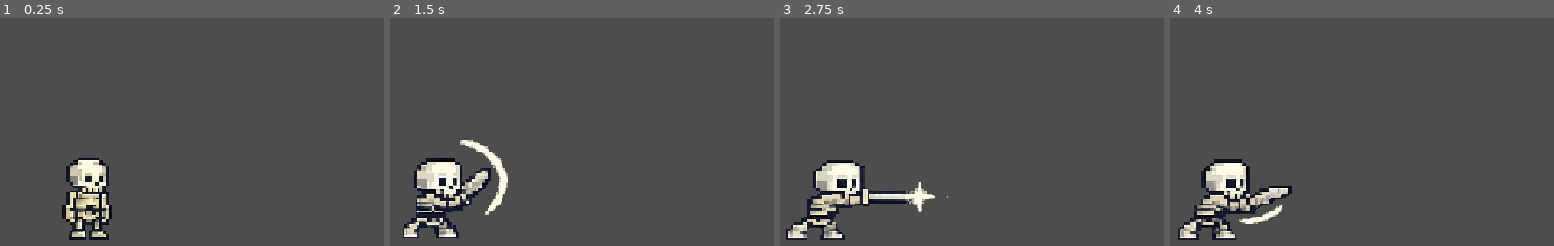
Above: before the commit, frames 1-4 (left to right).
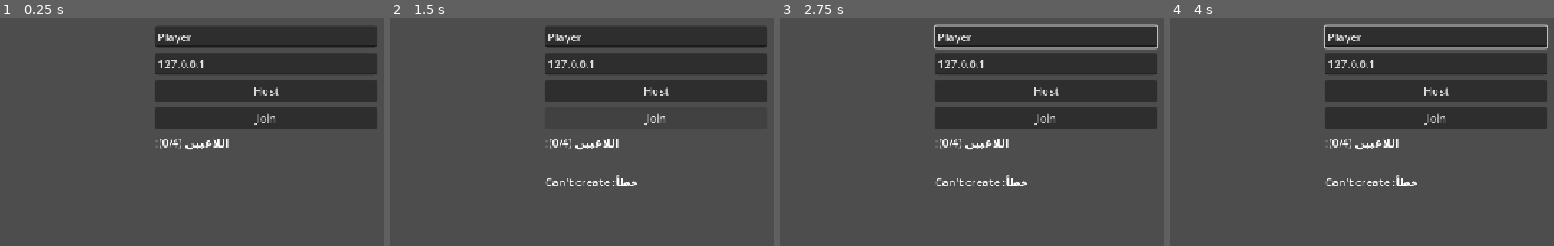
Above: after the commit, the same moments.

Repository: aser595/monstera_ship
Game: Godot game, scene res://scens/lobby.tscn
Same seed, same stepped clock (60 frames per second), same inputs: the game is played once before the commit and once after it. Before the commit the project starts from res://scens/game.tscn.
Inputs (mouse positions are in pixels of both pictures, inside the frame that each line leads up to):
- Up to frame 1 (0.25 s): no input
- Up to frame 2 (1.5 s): click (654, 90) at 0.5 s, where only the run after the commit has a clickable "Host"; click (654, 118) at 1.25 s, where only the run after the commit has a clickable "Join"
- Up to frame 3 (2.75 s): move the mouse to (outside the picture) at 2.02 s; hold Right (ui_right) from 2.03 s (still down); click (outside the picture) at 2.1 s; tap Up (ui_up) at 2.27, 2.3, 2.57 s
- Up to frame 4 (4 s): move the mouse to (1277, 129) at 2.77 s; click (1277, 129) at 2.85 s; tap Space (JUMP) at 3.02 s; move the mouse to (outside the picture) at 3.52 s; release Right (ui_right) at 3.53 s; hold Left (ui_left) from 3.53 s (still down); click (outside the picture) at 3.6 s

The runs differ from the first frame. In frame 1, 25% of the frame differs, in the area x 16-99%, y 3-98%; in frame 2, 22%; in frame 3, 28%; in frame 4, 28%, in the area x 2-99%, y 2-98%.

Commit message:
inif

Diff:
--- a/character_body_2d.gd
+++ b/character_body_2d.gd
@@ -3,11 +3,60 @@
 const SPEED = 400.0
 const JUMP_VELOCITY = -300.0
 
+# لون مختلف لكل لاعب (حسب ترتيبه في اللوبي)
+const PLAYER_COLORS := [
+	Color(1, 1, 1),
+	Color(0.55, 0.8, 1.0),
+	Color(0.6, 1.0, 0.6),
+	Color(1.0, 0.6, 0.6),
+]
+
 @onready var animated_sprite: AnimatedSprite2D = $AnimatedSprite2D
+@onready var name_label: Label = $NameLabel
+@onready var camera: Camera2D = $Camera2D
 
 var is_attacking := false
 
+# بتتزامن عبر الـ MultiplayerSynchronizer عشان الباقي يشوفوا الأنيميشن
+var synced_anim: StringName = &"default"
+var synced_flip := false
+
+
+func _enter_tree() -> void:
+	# صاحب اللاعب = الـ peer اللي id بتاعه هو اسم الـ node
+	set_multiplayer_authority(name.to_int())
+
+
+func _ready() -> void:
+	var ids := Network.players.keys()
+	ids.sort()
+	var index := maxi(ids.find(name.to_int()), 0)
+
+	name_label.text = Network.players.get(name.to_int(), {}).get("name", "?")
+	animated_sprite.modulate = PLAYER_COLORS[index % PLAYER_COLORS.size()]
+
+	camera.enabled = is_multiplayer_authority()
+	if is_multiplayer_authority():
+		camera.make_current()
+		var spawn := get_tree().current_scene.get_node_or_null("SpawnPoint") as Node2D
+		var base := spawn.global_position if spawn else global_position
+		global_position = base + Vector2(index * 80, 0)
+
+
+func _process(_delta: float) -> void:
+	# اللاعبين التانيين: بس بنعرض اللي جاي من الشبكة
+	if is_multiplayer_authority():
+		return
+	animated_sprite.flip_h = synced_flip
+	if animated_sprite.animation != synced_anim:
+		animated_sprite.play(synced_anim)
+
+
 func _physics_process(delta: float) -> void:
+	# كل لاعب يتحكم في شخصيته هو بس
+	if not is_multiplayer_authority():
+		return
+
 	# الجاذبية
 	if not is_on_floor():
 		velocity += get_gravity() * delta
@@ -28,15 +77,16 @@
 		animated_sprite.flip_h = false
 	elif direction < 0:
 		animated_sprite.flip_h = true
+	synced_flip = animated_sprite.flip_h
 
 	# الأنيميشن (بس لو مش بيهاجم)
 	if not is_attacking:
 		if not is_on_floor():
-			animated_sprite.play("jump")
+			_play("jump")
 		elif direction == 0:
-			animated_sprite.play("default")
+			_play("default")
 		else:
-			animated_sprite.play("run_1")
+			_play("run_1")
 
 	# الحركة
 	if direction:
@@ -46,8 +96,14 @@
 
 	move_and_slide()
 
+
+func _play(anim: StringName) -> void:
+	animated_sprite.play(anim)
+	synced_anim = anim
+
+
 func attack() -> void:
 	is_attacking = true
-	animated_sprite.play("attack")
+	_play("attack")
 	await animated_sprite.animation_finished
 	is_attacking = false
--- a/project.godot
+++ b/project.godot
@@ -11,9 +11,13 @@
 [application]
 
 config/name="Monsters_ship"
-run/main_scene="uid://ck2lxyypkrpto"
+run/main_scene="res://scens/lobby.tscn"
 config/features=PackedStringArray("4.7", "Forward Plus")
 config/icon="res://icon.svg"
+
+[autoload]
+
+Network="*res://scripts/network.gd"
 
 [display]
 
--- a/scens/character_body_2d.tscn
+++ b/scens/character_body_2d.tscn
@@ -147,11 +147,24 @@
 [sub_resource type="CircleShape2D" id="CircleShape2D_i42b4"]
 radius = 15.033297
 
+[sub_resource type="SceneReplicationConfig" id="SceneReplicationConfig_sync"]
+properties/0/path = NodePath(".:position")
+properties/0/spawn = true
+properties/0/replication_mode = 1
+properties/1/path = NodePath(".:synced_anim")
+properties/1/spawn = true
+properties/1/replication_mode = 2
+properties/2/path = NodePath(".:synced_flip")
+properties/2/spawn = true
+properties/2/replication_mode = 2
+
 [node name="player" type="CharacterBody2D" unique_id=910050726]
+collision_layer = 2
+collision_mask = 1
 script = ExtResource("1_iherx")
 
 [node name="AnimatedSprite2D" type="AnimatedSprite2D" parent="." unique_id=1294020146]
-position = Vector2(57.90625, -54.937496)
+position = Vector2(58.999996, -53.999996)
 scale = Vector2(0.9404296, 0.8291015)
 sprite_frames = SubResource("SpriteFrames_i42b4")
 autoplay = "default"
@@ -159,3 +172,19 @@
 [node name="CollisionShape2D" type="CollisionShape2D" parent="." unique_id=1191927500]
 position = Vector2(61, -23)
 shape = SubResource("CircleShape2D_i42b4")
+
+[node name="Camera2D" type="Camera2D" parent="."]
+position = Vector2(60, -40)
+zoom = Vector2(2, 2)
+
+[node name="NameLabel" type="Label" parent="."]
+offset_left = 20.0
+offset_top = -132.0
+offset_right = 100.0
+offset_bottom = -109.0
+theme_override_font_sizes/font_size = 12
+text = "Player"
+horizontal_alignment = 1
+
+[node name="MultiplayerSynchronizer" type="MultiplayerSynchronizer" parent="."]
+replication_config = SubResource("SceneReplicationConfig_sync")
--- a/scens/game.tscn
+++ b/scens/game.tscn
@@ -1,6 +1,6 @@
 [gd_scene format=3 uid="uid://ck2lxyypkrpto"]
 
-[ext_resource type="PackedScene" uid="uid://21wf6rna1nj3" path="res://scens/character_body_2d.tscn" id="1_7lg5d"]
+[ext_resource type="Script" uid="uid://cqgjao2u22lek" path="res://scripts/game.gd" id="1_game"]
 [ext_resource type="PackedScene" uid="uid://cmxxjx72qkcah" path="res://scens/player_2.tscn" id="2_ulfje"]
 
 [sub_resource type="PhysicsMaterial" id="PhysicsMaterial_i42b4"]
@@ -10,8 +10,15 @@
 
 [node name="Game" type="Node2D" unique_id=1781216563]
 position = Vector2(-10, -60)
+script = ExtResource("1_game")
 
-[node name="CharacterBody2D" parent="." unique_id=910050726 instance=ExtResource("1_7lg5d")]
+[node name="Players" type="Node2D" parent="." unique_id=457735730]
+
+[node name="MultiplayerSpawner" type="MultiplayerSpawner" parent="." unique_id=911243993]
+_spawnable_scenes = PackedStringArray("uid://21wf6rna1nj3")
+spawn_path = NodePath("../Players")
+
+[node name="SpawnPoint" type="Marker2D" parent="." unique_id=1481138837]
 position = Vector2(-222, -9)
 
 [node name="StaticBody2D" type="StaticBody2D" parent="." unique_id=208101946]
@@ -23,11 +30,6 @@
 shape = SubResource("RectangleShape2D_iherx")
 
 [node name="player 2" parent="StaticBody2D" unique_id=1036231598 instance=ExtResource("2_ulfje")]
-position = Vector2(-452.99997, -29)
+position = Vector2(-116, -57)
 rotation = 6.282295
 scale = Vector2(1.4402661, 1.1476632)
-
-[node name="Camera2D" type="Camera2D" parent="." unique_id=25254246]
-position = Vector2(-34, -102)
-zoom = Vector2(2, 2)
-limit_enabled = false
--- /dev/null
+++ b/scens/lobby.tscn
@@ -0,0 +1,12 @@
+[gd_scene format=3]
+
+[ext_resource type="Script" uid="uid://cbumxsvuu01iq" path="res://scripts/lobby.gd" id="1_lobby"]
+
+[node name="Lobby" type="Control"]
+layout_mode = 3
+anchors_preset = 15
+anchor_right = 1.0
+anchor_bottom = 1.0
+grow_horizontal = 2
+grow_vertical = 2
+script = ExtResource("1_lobby")
--- /dev/null
+++ b/scripts/game.gd
@@ -0,0 +1,35 @@
+extends Node2D
+## الـ root بتاع scens/game.tscn
+## تحته: Players (Node2D) + MultiplayerSpawner + SpawnPoint (Marker2D)
+
+const PLAYER_SCENE := preload("res://scens/character_body_2d.tscn")
+
+@onready var players_node: Node2D = $Players
+
+
+func _ready() -> void:
+	var peer := multiplayer.multiplayer_peer
+	# لو شغلت game.tscn لوحده من الإديتور (F6) من غير لوبي: لعب فردي
+	if peer == null or peer is OfflineMultiplayerPeer:
+		Network.players = {1: {"name": "Player"}}
+		_spawn_all_players()
+		return
+
+	if multiplayer.is_server():
+		Network.all_players_loaded.connect(_spawn_all_players)
+		multiplayer.peer_disconnected.connect(_remove_player)
+	# بلّغ السيرفر إني حمّلت المشهد
+	Network.player_loaded.rpc_id(1)
+
+
+func _spawn_all_players() -> void:
+	for id in Network.players.keys():
+		var p := PLAYER_SCENE.instantiate()
+		p.name = str(id)               # الاسم = peer id (مهم جداً)
+		players_node.add_child(p, true)
+
+
+func _remove_player(id: int) -> void:
+	var node := players_node.get_node_or_null(str(id))
+	if node:
+		node.queue_free()
--- /dev/null
+++ b/scripts/lobby.gd
@@ -0,0 +1,85 @@
+extends Control
+## scenes/lobby.tscn: Control فاضي وحط عليه السكريبت ده، الواجهة بتتبني بالكود.
+
+var name_edit: LineEdit
+var ip_edit: LineEdit
+var host_btn: Button
+var join_btn: Button
+var start_btn: Button
+var players_label: Label
+var status_label: Label
+
+
+func _ready() -> void:
+	set_anchors_preset(Control.PRESET_FULL_RECT)
+	var center := CenterContainer.new()
+	center.set_anchors_preset(Control.PRESET_FULL_RECT)
+	add_child(center)
+
+	var box := VBoxContainer.new()
+	box.custom_minimum_size = Vector2(320, 0)
+	box.add_theme_constant_override("separation", 8)
+	center.add_child(box)
+
+	name_edit = LineEdit.new()
+	name_edit.placeholder_text = "اسمك"
+	name_edit.text = "Player"
+	box.add_child(name_edit)
+
+	ip_edit = LineEdit.new()
+	ip_edit.placeholder_text = "IP الهوست"
+	ip_edit.text = "127.0.0.1"
+	box.add_child(ip_edit)
+
+	host_btn = Button.new()
+	host_btn.text = "Host"
+	host_btn.pressed.connect(_on_host)
+	box.add_child(host_btn)
+
+	join_btn = Button.new()
+	join_btn.text = "Join"
+	join_btn.pressed.connect(_on_join)
+	box.add_child(join_btn)
+
+	players_label = Label.new()
+	box.add_child(players_label)
+
+	status_label = Label.new()
+	box.add_child(status_label)
+
+	start_btn = Button.new()
+	start_btn.text = "Start Game"
+	start_btn.visible = false
+	start_btn.pressed.connect(Network.start_game)
+	box.add_child(start_btn)
+
+	Network.players_changed.connect(_refresh)
+	Network.connection_failed.connect(func(): status_label.text = "فشل الاتصال")
+	_refresh()
+
+
+func _on_host() -> void:
+	var err := Network.host_game(name_edit.text.strip_edges())
+	status_label.text = "أنت الهوست" if err == OK else "مش قادر يفتح السيرفر (%s)" % error_string(err)
+	_set_buttons_enabled(err != OK)
+
+
+func _on_join() -> void:
+	var err := Network.join_game(ip_edit.text.strip_edges(), name_edit.text.strip_edges())
+	status_label.text = "بيتصل..." if err == OK else "خطأ: %s" % error_string(err)
+	_set_buttons_enabled(err != OK)
+
+
+func _set_buttons_enabled(enabled: bool) -> void:
+	host_btn.disabled = not enabled
+	join_btn.disabled = not enabled
+
+
+func _refresh() -> void:
+	var lines: PackedStringArray = []
+	for id in Network.players:
+		lines.append("• " + Network.players[id]["name"])
+	players_label.text = "اللاعبين (%d/%d):\n%s" % [Network.players.size(), Network.MAX_PLAYERS, "\n".join(lines)]
+	start_btn.visible = multiplayer.is_server() and not Network.players.is_empty()
+	if Network.players.is_empty():
+		_set_buttons_enabled(true)
--- /dev/null
+++ b/scripts/network.gd
@@ -0,0 +1,120 @@
+extends Node
+## Autoload اسمه "Network" (Project Settings > Globals > Autoload)
+
+const PORT := 7777
+const MAX_PLAYERS := 4
+const GAME_SCENE := "res://scens/game.tscn"
+const LOBBY_SCENE := "res://scens/lobby.tscn"
+
+signal players_changed
+signal connection_failed
+signal all_players_loaded
+
+var players := {}          # peer_id -> {"name": String}
+var my_name := "Player"
+var players_loaded := 0
+
+
+func _ready() -> void:
+	multiplayer.peer_connected.connect(_on_peer_connected)
+	multiplayer.peer_disconnected.connect(_on_peer_disconnected)
+	multiplayer.connected_to_server.connect(_on_connected_ok)
+	multiplayer.connection_failed.connect(_on_connected_fail)
+	multiplayer.server_disconnected.connect(_on_server_disconnected)
+
+
+# ---------- Host / Join ----------
+
+func host_game(player_name: String) -> Error:
+	my_name = player_name
+	var peer := ENetMultiplayerPeer.new()
+	# max_clients = 3 عشان الهوست نفسه هو اللاعب الرابع
+	var err := peer.create_server(PORT, MAX_PLAYERS - 1)
+	if err != OK:
+		return err
+	multiplayer.multiplayer_peer = peer
+	players.clear()
+	players[1] = {"name": player_name}   # الهوست دايماً id = 1
+	players_changed.emit()
+	return OK
+
+
+func join_game(address: String, player_name: String) -> Error:
+	my_name = player_name
+	var peer := ENetMultiplayerPeer.new()
+	var err := peer.create_client(address, PORT)
+	if err != OK:
+		return err
+	multiplayer.multiplayer_peer = peer
+	return OK
+
+
+func leave() -> void:
+	multiplayer.multiplayer_peer = OfflineMultiplayerPeer.new()
+	players.clear()
+	players_changed.emit()
+
+
+# ---------- Player list (السيرفر هو المرجع) ----------
+
+func _on_connected_ok() -> void:
+	# العميل اتصل: يبعت اسمه للسيرفر
+	_register_player.rpc_id(1, my_name)
+
+
+@rpc("any_peer", "reliable")
+func _register_player(player_name: String) -> void:
+	if not multiplayer.is_server():
+		return
+	var id := multiplayer.get_remote_sender_id()
+	players[id] = {"name": player_name}
+	_sync_players.rpc(players)
+
+
+@rpc("authority", "call_local", "reliable")
+func _sync_players(new_players: Dictionary) -> void:
+	players = new_players
+	players_changed.emit()
+
+
+func _on_peer_connected(_id: int) -> void:
+	pass   # التسجيل الفعلي بيحصل في _register_player
+
+
+func _on_peer_disconnected(id: int) -> void:
+	if multiplayer.is_server():
+		players.erase(id)
+		_sync_players.rpc(players)
+
+
+func _on_connected_fail() -> void:
+	multiplayer.multiplayer_peer = OfflineMultiplayerPeer.new()
+	connection_failed.emit()
+
+
+func _on_server_disconnected() -> void:
+	leave()
+	get_tree().change_scene_to_file(LOBBY_SCENE)
+
+
+# ---------- Start game ----------
+
+func start_game() -> void:
+	if multiplayer.is_server():
+		_load_game.rpc()
+
+
+@rpc("authority", "call_local", "reliable")
+func _load_game() -> void:
+	players_loaded = 0
+	get_tree().change_scene_to_file(GAME_SCENE)
+
+
+## كل لاعب يناديها لما يخلص تحميل المشهد. السيرفر بيعد لحد ما الكل يجهز.
+@rpc("any_peer", "call_local", "reliable")
+func player_loaded() -> void:
+	if not multiplayer.is_server():
+		return
+	players_loaded += 1
+	if players_loaded == players.size():
+		all_players_loaded.emit()
--- /dev/null
+++ b/scripts/player.gd
@@ -0,0 +1,35 @@
+extends CharacterBody2D
+## scenes/player.tscn
+## Nodes: CharacterBody2D (الـ root) + CollisionShape2D + Sprite2D + Camera2D + Label
+##        + MultiplayerSynchronizer (بيزامن position)
+
+const SPEED := 300.0
+
+@onready var name_label: Label = $Label
+@onready var camera: Camera2D = $Camera2D
+
+
+func _enter_tree() -> void:
+	# صاحب اللاعب ده هو الـ peer اللي id بتاعه = اسم الـ node
+	# لازم يتحط هنا (قبل _ready) عشان الـ Synchronizer يشوفه
+	set_multiplayer_authority(name.to_int())
+
+
+func _ready() -> void:
+	name_label.text = Network.players.get(name.to_int(), {}).get("name", "?")
+	camera.enabled = is_multiplayer_authority()
+	if is_multiplayer_authority():
+		camera.make_current()
+		# مكان البداية حسب ترتيب اللاعب
+		var ids := Network.players.keys()
+		ids.sort()
+		global_position = Vector2(200 + ids.find(name.to_int()) * 100, 300)
+
+
+func _physics_process(_delta: float) -> void:
+	# كل واحد يتحكم في لاعبه هو بس
+	if not is_multiplayer_authority():
+		return
+	var dir := Input.get_vector("ui_left", "ui_right", "ui_up", "ui_down")
+	velocity = dir * SPEED
+	move_and_slide()
Not shown, added: scripts/game.gd.uid
Not shown, added: scripts/lobby.gd.uid
Not shown, added: scripts/network.gd.uid
Not shown, added: scripts/player.gd.uid
